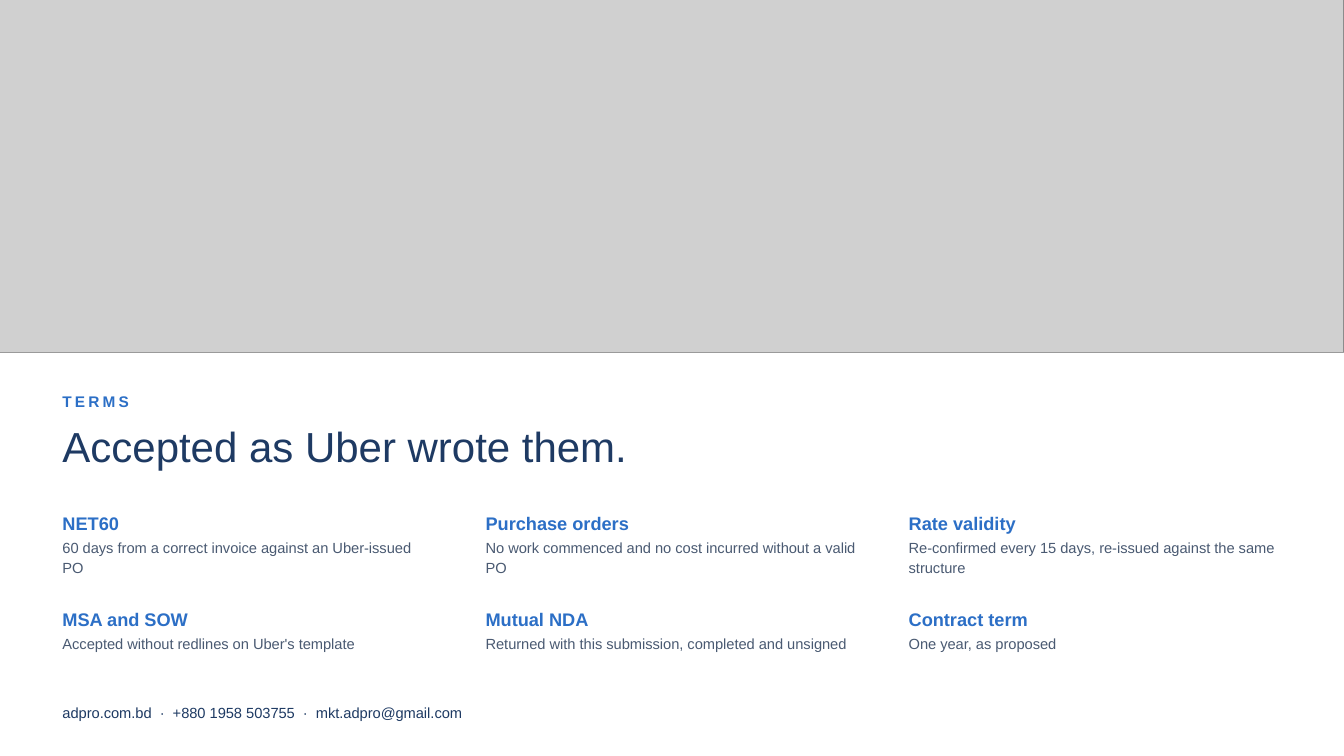
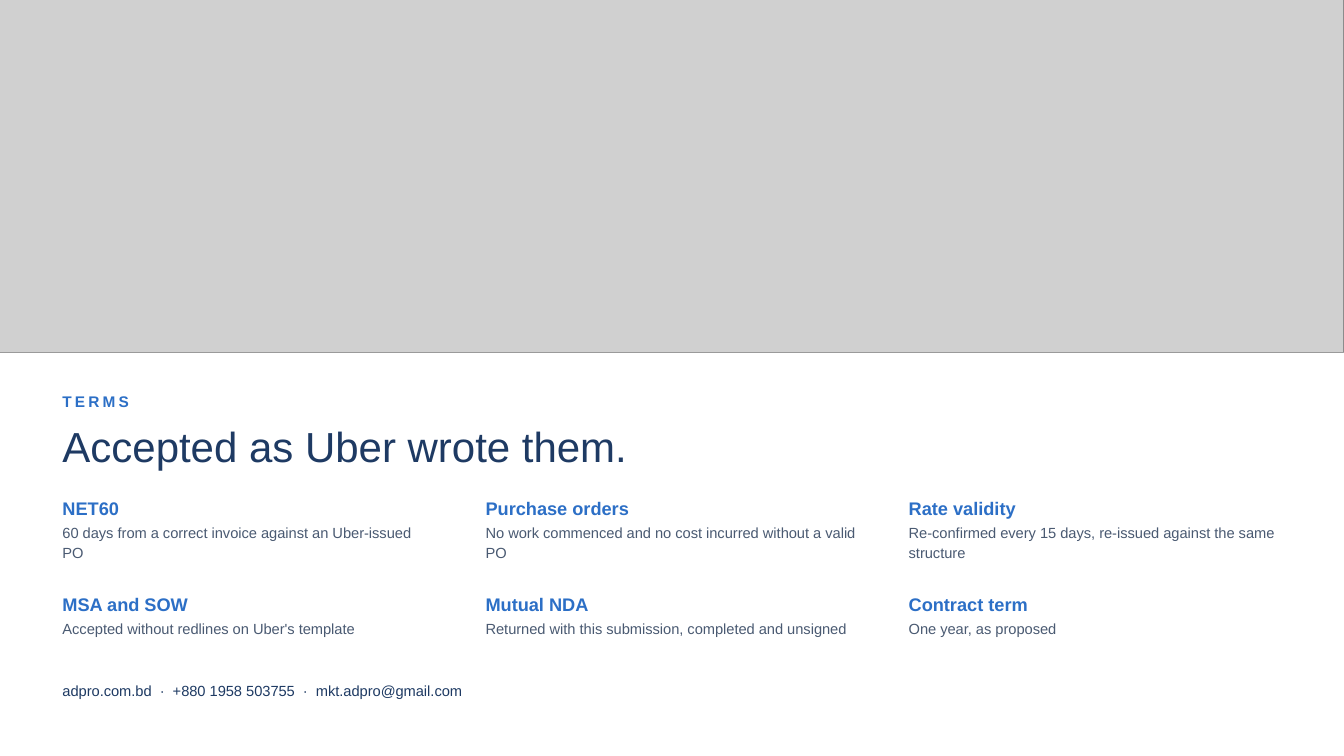
Before and after one commit to AhmedMasum2000000/acnd.music, a slide deck: slide 8 of adpro/uber-presentation.pptx. Drawn at 1344x756 pixels with LibreOffice and Linux fonts; fonts in the diff are those of the drawing; grey boxes stand for pictures. Boxes give left, top, right and bottom in pixels: in the first picture for what was removed or moved away, otherwise in the second. Text is boxed around its words. In the diff, an @@ line names an element or a change of style, - is before the commit and + after.

```diff
--- a/adpro/uber-presentation.pptx
+++ b/adpro/uber-presentation.pptx
@@ text "60 days from a correct ...": place and size @@
-text "60 days from a correct ..." at bbox=[62, 542, 411, 573]
+text "60 days from a correct ..." at bbox=[62, 527, 411, 558]
@@ text "No work commenced and no ...": place and size @@
-text "No work commenced and no ..." at bbox=[486, 542, 855, 573]
+text "No work commenced and no ..." at bbox=[486, 527, 855, 558]
@@ text "Re-confirmed every 15 days, re-issued ...": place and size @@
-text "Re-confirmed every 15 days, re-issued ..." at bbox=[909, 542, 1275, 573]
+text "Re-confirmed every 15 days, re-issued ..." at bbox=[909, 527, 1275, 558]
@@ 6 texts: place and size @@
-6 texts at bbox=[62, 516, 1027, 626]
+6 texts at bbox=[62, 501, 1027, 611]
@@ text "Accepted without redlines on Uber's ...": place and size @@
-text "Accepted without redlines on Uber's ..." at bbox=[62, 638, 355, 652]
+text "Accepted without redlines on Uber's ..." at bbox=[62, 623, 355, 637]
@@ text "Returned with this submission, completed ...": place and size @@
-text "Returned with this submission, completed ..." at bbox=[486, 638, 846, 652]
+text "Returned with this submission, completed ..." at bbox=[486, 623, 846, 637]
@@ text "One year, as proposed": place and size @@
-text "One year, as proposed" at bbox=[909, 638, 1056, 652]
+text "One year, as proposed" at bbox=[909, 623, 1056, 637]
@@ text "adpro.com.bd · +880 1958 503755 ...": place and size @@
-text "adpro.com.bd · +880 1958 503755 ..." at bbox=[62, 707, 462, 721]
+text "adpro.com.bd · +880 1958 503755 ..." at bbox=[62, 685, 462, 699]
```
Also in this commit, not shown: 6 other slides changed, 1 other file.
